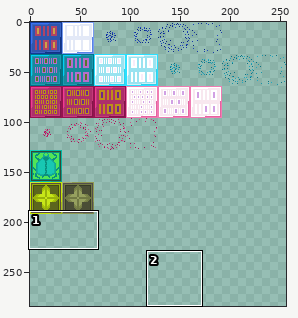
Two versions of one sprite sheet, Sprites/Enemies/barriers_sheet.png. Above: a wide view before the commit, with the close-up outlined.
Close-up. The starting point:
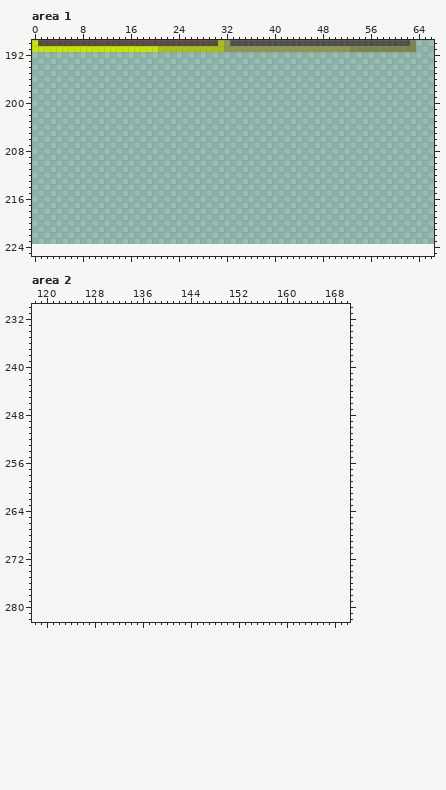
The file is 256x224 pixels. Colours within 5 levels of each other are drawn and written as one. Shown: area 1: x 0..66, y 190..225; area 2: x 118..170, y 230..282. The old version is drawn lined up with the new one, on the new canvas. The wide view leaves out empty margins. The commit also changed other parts of the picture, which this record leaves out.
After:
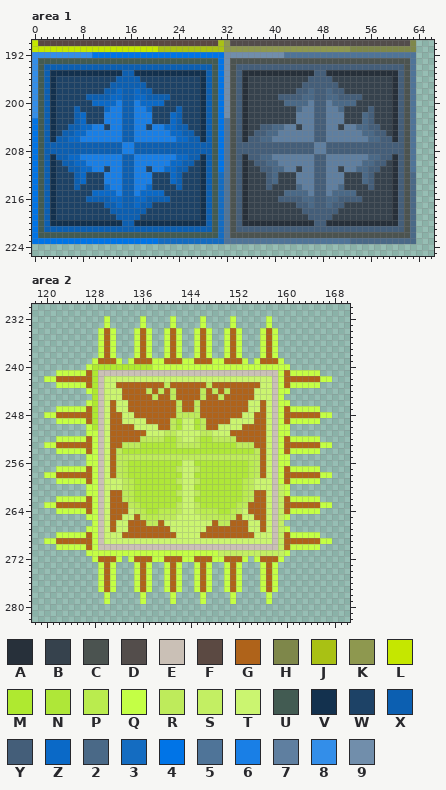
Palette (. is transparent): A #27303a  B #36424d  C #4b5350  D #534d4b  E #cac0b6  F #5b4942  G #af631a  H #7e874a  J #a9c114  K #8e984f  L #c5e700  M #afe930  N #afe738  P #baec4e  Q #c4ff45  R #beeb5b  S #c3ef63  T #cbf570  U #425b52  V #13314e  W #1d4266  X #0c5fb1  Y #445e79  Z #0a69c7  2 #4a6987  3 #146cc1  4 #0074e7  5 #4f7498  6 #197fe6  7 #5f7fa0  8 #338ee9  9 #718eab
Difference:
canvas 256x224 -> 256x428
Changed rows in their new state; - is an unchanged pixel.
Area 1:
first column x 0:
192 8888888888444444444444444444444499999999995555555555555555555555
193 8UUUUUUUUUUUUUUUUUUUUUUUUUUUUUU49CCCCCCCCCCCCCCCCCCCCCCCCCCCCCC5
194 8UXXXXXXXXXXXXXXXXXXXXXXXXXXXXU49CYYYYYYYYYYYYYYYYYYYYYYYYYYYYC5
195 8UXVVVVVVVVVVVVXXVVVVVVVVVVVVXU49CYAAAAAAAAAAAAYYAAAAAAAAAAAAYC5
196 8UXVWWWWWWWWWWXXXXWWWWWWWWWWVXU49CYABBBBBBBBBBYYYYBBBBBBBBBBAYC5
197 8UXVWWWWWWWWWXXXXXXWWWWWWWWWVXU49CYABBBBBBBBBYYYYYYBBBBBBBBBAYC5
198 8UXVWWWWWWWWXXZXXZXXWWWWWWWWVXU49CYABBBBBBBBYY2YY2YYBBBBBBBBAYC5
199 8UXVWWWWWXXXXZZXXZZXXXXWWWWWVXU49CYABBBBBYYYY22YY22YYYYBBBBBAYC5
200 8UXVWWWWWWZZZZ6XX6ZZZZWWWWWWVXU49CYABBBBBB22227YY72222BBBBBBAYC5
201 8UXVWWWXWWWWZ66XX66ZWWWWXWWWVXU49CYABBBBBBBB277YY772BBBBYBBBAYC5
202 8UXVWWWXZWWW666XX666WWWZXWWWVXU49CYABBBBBBBB777YY777BBB2YBBBAYC5
203 4UXVWWWXZWWW666XX666WWWZXWWWVXU45CYABBBBBBBB777YY777BBB2YBBBAYC5
204 4UXVWWXXZZ66W66XX66W66ZZXXWWVXU45CYABBYY2277B77YY77B7722YYBBAYC5
205 4UXVWXXZZ666666XX666666ZZXXWVXU45CYABYY22777777YY77777722YYBAYC5
206 4UXVXXZZ6666666XX6666666ZZXXVXU45CYAYY227777777YY777777722YYAYC5
207 4UXXXXXXXXXXXXX66XXXXXXXXXXXXXU45CYYYYYYYYYYYYY77YYYYYYYYYYYYYC5
208 4UXXXXXXXXXXXXX66XXXXXXXXXXXXXU45CYYYYYYYYYYYYY77YYYYYYYYYYYYYC5
209 4UXVXXZZ6666666XX6666666ZZXXVXU45CYAYY227777777YY777777722YYAYC5
210 4UXVWXXZZ666666XX666666ZZXXWVXU45CYABYY22777777YY77777722YYBAYC5
211 4UXVWWXXZZ66W66XX66W66ZZXXWWVXU45CYABBYY2277B77YY77B7722YYBBAYC5
212 4UXVWWWXZWWW666XX666WWWZXWWWVXU35CYABBBY2BBB777YY777BBB2YBBBAYC2
213 4UXVWWWXZWWW666XX666WWWZXWWWVXU35CYABBBY2BBB777YY777BBB2YBBBAYC2
214 4UXVWWWXWWWWZ66XX66ZWWWWXWWWVXU35CYABBBYBBBB277YY772BBBBYBBBAYC2
215 4UXVWWWWWWZZZZ6XX6ZZZZWWWWWWVXU35CYABBBBBB22227YY72222BBBBBBAYC2
216 4UXVWWWWWXXXXZZXXZZXXXXWWWWWVXU35CYABBBBBYYYY22YY22YYYYBBBBBAYC2
217 4UXVWWWWWWWWXXZXXZXXWWWWWWWWVXU35CYABBBBBBBBYY2YY2YYBBBBBBBBAYC2
218 4UXVWWWWWWWWWXXXXXXWWWWWWWWWVXU35CYABBBBBBBBBYYYYYYBBBBBBBBBAYC2
219 4UXVWWWWWWWWWWXXXXWWWWWWWWWWVXU35CYABBBBBBBBBBYYYYBBBBBBBBBBAYC2
220 4UXVVVVVVVVVVVVXXVVVVVVVVVVVVXU35CYAAAAAAAAAAAAYYAAAAAAAAAAAAYC2
221 4UXXXXXXXXXXXXXXXXXXXXXXXXXXXXU35CYYYYYYYYYYYYYYYYYYYYYYYYYYYYC2
222 4UUUUUUUUUUUUUUUUUUUUUUUUUUUUUU35CCCCCCCCCCCCCCCCCCCCCCCCCCCCCC2
223 4444444444444444444443333333333355555555555555555555522222222222
Area 2:
first column x 120:
232 ----------Q-----Q----Q----Q----Q-----Q----------
233 ----------Q-----Q----Q----Q----Q-----Q----------
234 ---------QGQ---QGQ--QGQ--QGQ--QGQ---QGQ---------
235 ---------QGQ---QGQ--QGQ--QGQ--QGQ---QGQ---------
236 ---------QGQ---QGQ--QGQ--QGQ--QGQ---QGQ---------
237 ---------QGQ---QGQ--QGQ--QGQ--QGQ---QGQ---------
238 ---------QGQ---QGQ--QGQ--QGQ--QGQ---QGQ---------
239 --------QGGGQ-QGGGQQGGGQQGGGQQGGGQ-QGGGQ--------
240 -------QMMMMMMMMMMQQQQQQQQQQQQQQQQQQQQQQQ-------
241 --QQQQQGMEEEEEEEEEEEEEEEEEEEEEEEEEEEEEEQGQQQQQ--
242 QQGGGGGGMETTTTTTTTTTTTTTTTTTTTTTTTTTTTEQGGGGGGQQ
243 --QQQQQGMETTGGGGGGGGRGGGGGGRGGGGGGGGTTEQGQQQQQ--
244 -------QMETTTGGGGRGRGRGGGGRGRGRGGGGTTTEQQ-------
245 --------METTTGGGGGRGGRGGGGRGGRGGGGGTTTEQ--------
246 -------QMETGTTGGGGGGGGRGGRGGGGGGGGTTGTEQQ-------
247 --QQQQQGMETGTTGGGGGGGGRGGRGGGGGGGGTTGTEQGQQQQQ--
248 QQGGGGGGMETGGTTGGGGGGGRRRRGGGGGGGTTGGTEQGGGGGGQQ
249 --QQQQQGMETGGTTTTGGGGRNTTNRGGGGTTTTGGTEQGQQQQQ--
250 -------QMETGGGGTTTTGGRNTTNRGGTTTTGGGGTEQQ-------
251 -------QQETGGGGGGTTTRRTTTTRRTTTGGGGGGTEQQ-------
252 --QQQQQGQETGGGGGRRRRNNRTTRNNRRRRGGGGGTEQGQQQQQ--
253 QQGGGGGGQETGGRRRNNNNNNRRRRNNNNNNRRRGGTEQGGGGGGQQ
254 --QQQQQGQETGRNNNNNNNNNNNNNNNNNNNNNNRGTEQGQQQQQ--
255 -------QQETGRRRRRRRRRRRRRRRRRRRRRRRRGTEQQ-------
256 -------QQETGRPNNNNNNNNNTTNNNNNNNNNPRGTEQQ-------
257 --QQQQQGQETGRPNNNNNNNNRTTRNNNNNNNNPRGTEQGQQQQQ--
258 QQGGGGGGQETGRPNNNNNNNNNTTNNNNNNNNNPRGTEQGGGGGGQQ
259 --QQQQQGQETTTRPNNNNNNNRTTRNNNNNNNPRTTTEQGQQQQQ--
260 -------QQETTTRPNNNNNNNNTTNNNNNNNNPRTTTESQ-------
261 -------QQETGGRPNNNNNNNRTTRNNNNNNNPRGGTESQ-------
262 --QQQQQGQETGGRPNNNNNNNNTTNNNNNNNNPRGGTESGQQQQQ--
263 QQGGGGGGQETGGGRPNNNNNNRTTRNNNNNNPRGGGTESGGGGGGQQ
264 --QQQQQGQETGGGTRPNNPPPRTTRPPPNNPRTGGGTESGQQQQQ--
265 -------QQETGGTTGRPPRRRTTTTRRRPPRGTTGGTESQ-------
266 --------QETGTTGGGRRGTTTTTTTTGRRGGGTTGTES--------
267 -------QQETGTTGGGGGGGTTTTTTGGGGGGGTTGTESQ-------
268 --QQQQQGQETTTGGGGGGGGGTTTTGGGGGGGGGTTTESGQQQQQ--
269 QQGGGGGGQETTTTTTTTTTTTTTTTTTTTTTTTTTTTESGGGGGGQQ
270 --QQQQQGQEEEEEEEEEEEEEEEEEEEEEEEEEEEEEESGQQQQQ--
271 -------QQQQQQQQQQQQQQQQQQQQQQSSSSSSSSSSSQ-------
272 --------QGGGQ-QGGGQQGGGQQGGGQQGGGQ-QGGGQ--------
273 ---------QGQ---QGQ--QGQ--QGQ--QGQ---QGQ---------
274 ---------QGQ---QGQ--QGQ--QGQ--QGQ---QGQ---------
275 ---------QGQ---QGQ--QGQ--QGQ--QGQ---QGQ---------
276 ---------QGQ---QGQ--QGQ--QGQ--QGQ---QGQ---------
277 ---------QGQ---QGQ--QGQ--QGQ--QGQ---QGQ---------
278 ----------Q-----Q----Q----Q----Q-----Q----------
279 ----------Q-----Q----Q----Q----Q-----Q----------
Pixel boxes of the changes (left, top, right, bottom) in both close-ups:
added: (32, 52, 416, 244)
added: (44, 316, 332, 604)
